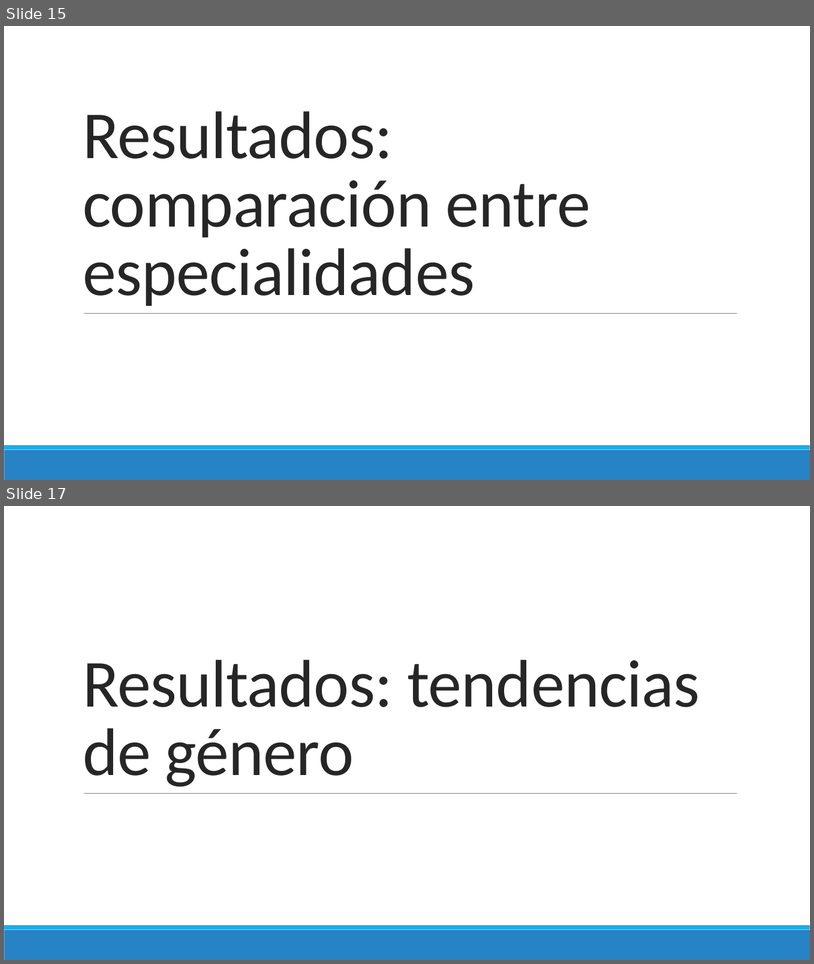
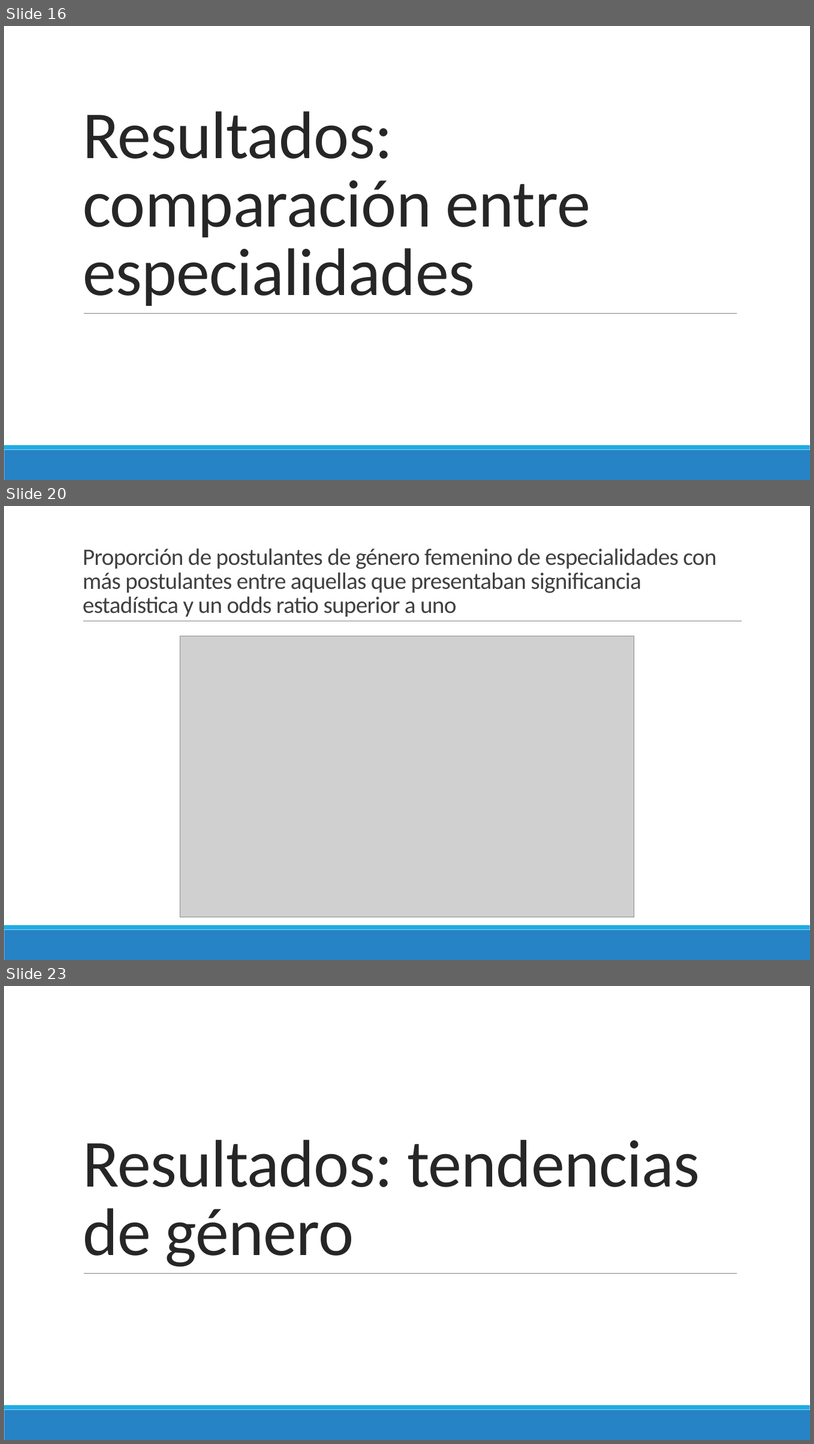
Before and after one commit to danimedi/tesis_genero_especialidades, a slide deck: doc/diapositivas_sustentacion_tesis.pptx. Shown one above the other, each under a label of ours: slides 15 and 17 before the commit, slides 16, 20 and 23 after it; the slides between them are not shown. The pictures are 814x964 and 814x1444 pixels, drawn with LibreOffice and Linux fonts; fonts in the diff are those of the drawing; grey boxes stand for pictures. Boxes give left, top, right and bottom in pixels: in the first picture for what was removed or moved away, otherwise in the second. Text is boxed around its words. In the diff, an @@ line names an element or a change of style, - is before the commit and + after.

```diff
--- a/doc/diapositivas_sustentacion_tesis.pptx
+++ b/doc/diapositivas_sustentacion_tesis.pptx
@@ slide 20 added at bbox=[4, 506, 810, 960], background #FFFFFF; not listed: 2 template elements that a slide beside it also shows @@
@@ title added at bbox=[83, 548, 717, 617], 28 pt, text #404040 @@
+Proporción de postulantes de género femenino de especialidades con más postulantes entre aquellas que presentaban significancia estadística y un odds ratio superior a uno
@@ line added from (83, 621) to (743, 621), #808080 0.5 pt @@
@@ picture added at bbox=[180, 636, 635, 916] @@
@@ what was slide 15 is now slide 16 @@
@@ what was slide 17 is now slide 23 @@
```
Also in this commit, not shown: 7 other slides added, 2 slides removed.
